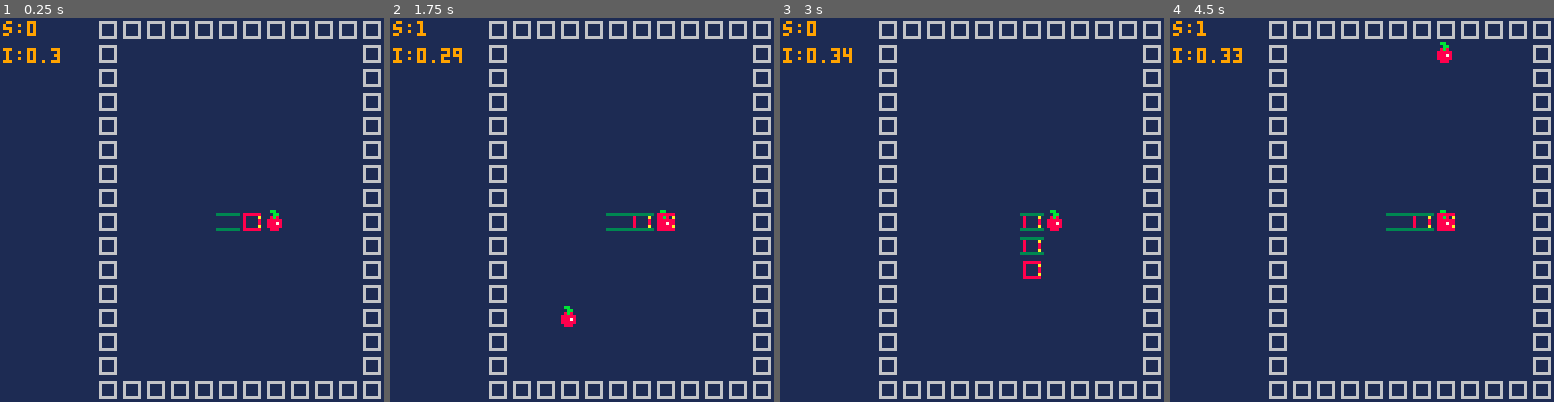
Above: before the commit, frames 1-4 (left to right).
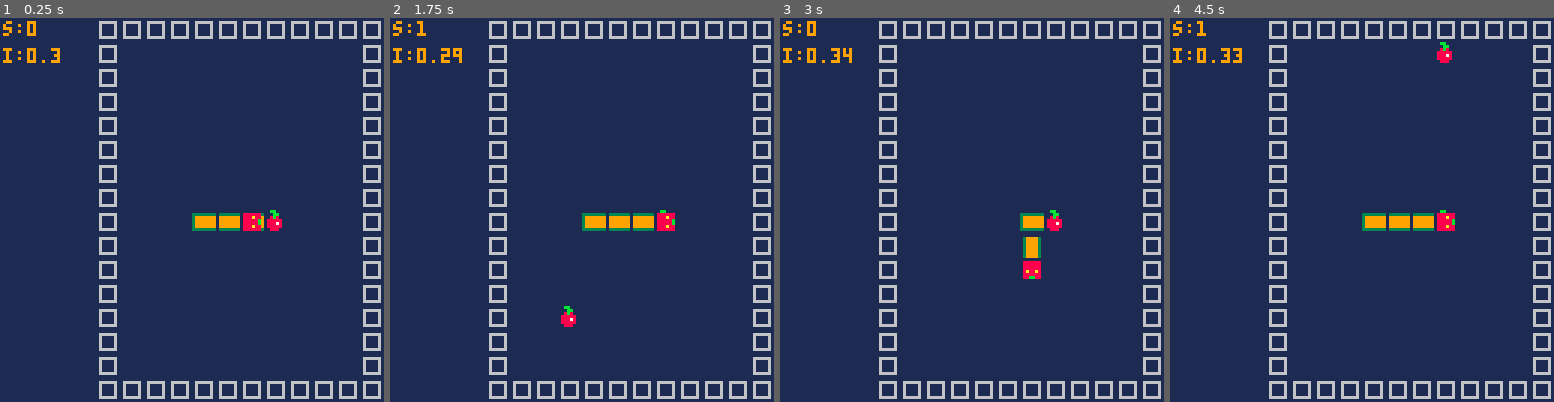
Above: after the commit, the same moments.

Repository: AriJalk/pico8-learning-snake
Game: PICO-8 cartridge snake.p8
Two runs of this game, one before a commit and one after it. Both use one fixed random seed, a clock stepped at 60 frames per second and the inputs below.
Inputs:
- Up to frame 1 (0.25 s): no input
- Up to frame 2 (1.75 s): tap O (Z key) at 0.33, 0.7, 1.43 s; tap X (X key) at 1.07 s
- Up to frame 3 (3 s): hold Left 1.97-2.37 s; tap X (X key) at 2.07, 2.4, 2.73 s; tap O (Z key) at 2.22 s; hold Down 2.42-2.82 s; hold Right from 2.87 s (still down)
- Up to frame 4 (4.5 s): tap X (X key) every 0.33 s from 3.07 to 4.4 s; tap O (Z key) at 3.1, 3.98 s; release Right at 3.53 s; hold Up 3.58-4.08 s; hold Right from 4.13 s (still down)

The runs differ from the first frame. In frame 1, 0.6% of the frame differs, in the area x 50-69%, y 50-56%; in frame 2, 0.7%, in the area x 50-75%, y 50-56%; in frame 3, 0.6%; in frame 4, 0.7%.

Commit message:
More sprite work

Diff:
--- a/snake.p8
+++ b/snake.p8
@@ -12,7 +12,7 @@
 tail_pos=nil
 fruit_pos=nil
 
-last_direction=nil
+last_dir=nil
 direction=nil
 directions=
 {
@@ -175,11 +175,9 @@
 end
 
 function draw_snake_initial()
- if direction==directions.right then
- 	draw_sprite(sprites.head_h,head_pos)
- elseif direction==directions.left then
- 	draw_sprite(sprites.head_h,head_pos,true)
- end
+ draw_head()
+ draw_body_initial()
+ draw_tail()
 end
 
 function draw_snake_update()
@@ -188,11 +186,10 @@
 		draw_sprite(sprites.empty,tail_pos)
 	end
 	--add head
-	draw_sprite(sprites.head_h,head_pos)
-	--change head to body
-	if snake_size>1 then
-		draw_sprite(sprites.body_h,snake_pos[2])
-	end
+	draw_head()
+	--change previous head to body and set tail
+	draw_body_update()
+	draw_tail()
 end
 
 function draw_wall()
@@ -222,6 +219,49 @@
  rectfill(32,32,128-32,128-32,4)
  print('you win',32,64,6)
  print('press 🅾️ to reset',6)
+end
+
+
+function draw_head()
+	draw_orientation('head',head_pos)
+end
+
+function draw_tail()
+ if snake_size>1 then
+ 	draw_orientation('tail',snake_pos[snake_size])
+ end
+end
+
+function draw_body_update()
+ if snake_size>2 then
+ 	draw_orientation('body',snake_pos[2])
+ end
+end
+
+function draw_body_initial()
+ for i=1,snake_size-1 do
+  draw_orientation('body',snake_pos[i])
+ end
+end
+
+function draw_orientation(spr_name,pos)
+ local dir=pos.dir
+ local flip_x=false
+ local flip_y=false
+ local o=nil
+ if dir==directions.right or dir==directions.left then
+ 	o='h'
+ 	if dir==directions.left then
+ 	 flip_x=true
+ 	end
+ elseif dir==directions.up or dir==directions.down then
+  o='v'
+  if dir==directions.down then
+   flip_y=true
+  end
+ end
+ local str=spr_name..'_'..o
+ draw_sprite(sprites[str],pos,flip_x,flip_y)
 end
 -->8
 -- update functions
@@ -269,6 +309,7 @@
  --update head
  add_collision(snake_pos[1])
  snake_pos[1] = head_pos
+ snake_pos[1].dir=direction
 end
 
 function check_collision(pos)
@@ -346,13 +387,14 @@
 
 
 function build_snake()
-	snake_pos[1] = {x=tile_num.x/2,y=tile_num.y/2}
+	snake_pos[1]={x=tile_num.x/2,y=tile_num.y/2,dir=direction}
 	head_pos=snake_pos[1]
 	for cell=2,snake_size do
 		local pos=pos_cpy(snake_pos[cell-1])
 		local diff={x=-direction.x,y=-direction.y}
-		pos = pos_add(pos,diff)
+		pos=pos_add(pos,diff)
 		snake_pos[cell]=pos
+		snake_pos[cell].dir=direction
 		add_collision(pos)
 	end
 
@@ -410,11 +452,11 @@
  end
 end
 __gfx__
-000000000300003000000000000000000300003000000000000000000000000000bb000000000000111111110000000000000000000000000000000000000000
-00000000030000303333333303333333030000303333333308a88a8008888880000bb00006666660111111110000000000000000000000000000000000000000
-00700700030000300000000003000000030000300000000308000080080000a0008b800006000060111111110000000000000000000000000000000000000000
-00077000030000300000000003000000030000300000000308000080080000800888880006000060111111110000000000000000000000000000000000000000
-00077000030000300000000003000000030000300000000308000080080000800888780006000060111111110000000000000000000000000000000000000000
-00700700030000300000000003000000030000300000000308000080080000a00888880006000060111111110000000000000000000000000000000000000000
-00000000030000303333333303000033030000303333333308888880088888800088800006666660111111110000000000000000000000000000000000000000
-00000000030000300000000003000030033333300000000000000000000000000000000000000000111111110000000000000000000000000000000000000000
+000000000399993000000000000000000399993000000000000000000000000000bb000000000000111111110000000000000000000000000000000000000000
+000000000399993003333333033333330399993033333333088bb88008888880000bb00006666660111111110000000000000000000000000000000000000000
+007007000399993009999999039999990399993039999999088888800888a880008b800006000060111111110000000000000000000000000000000000000000
+00077000039999300999999903999999039999303999999908a88a80088888b00888880006000060111111110000000000000000000000000000000000000000
+00077000039999300999999903999999039999303999999908888880088888b00888780006000060111111110000000000000000000000000000000000000000
+007007000399993009999999039999990399993039999999088888800888a8800888880006000060111111110000000000000000000000000000000000000000
+00000000039999300333333303999933039999303333333308888880088888800088800006666660111111110000000000000000000000000000000000000000
+00000000000000000000000003999930033333300000000000000000000000000000000000000000111111110000000000000000000000000000000000000000
